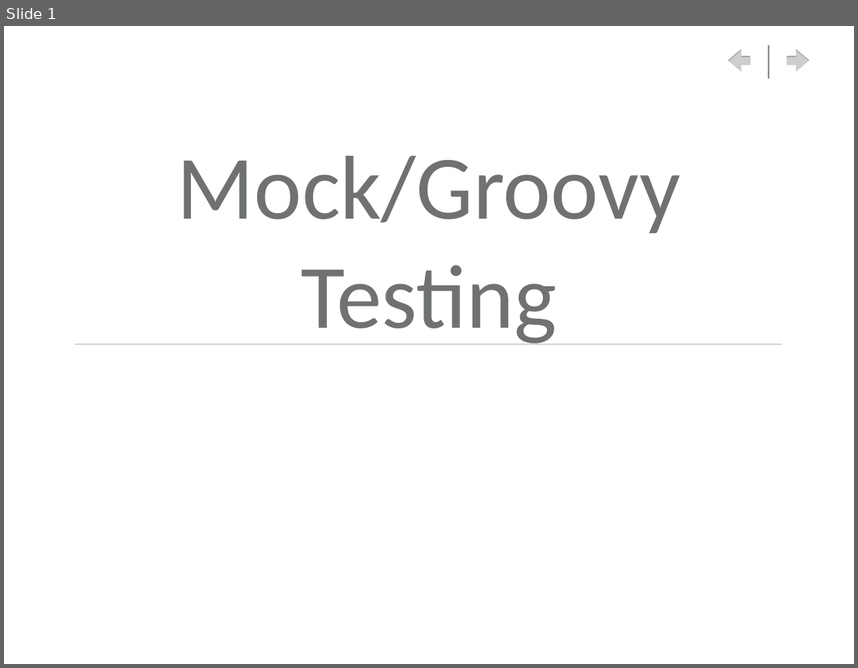
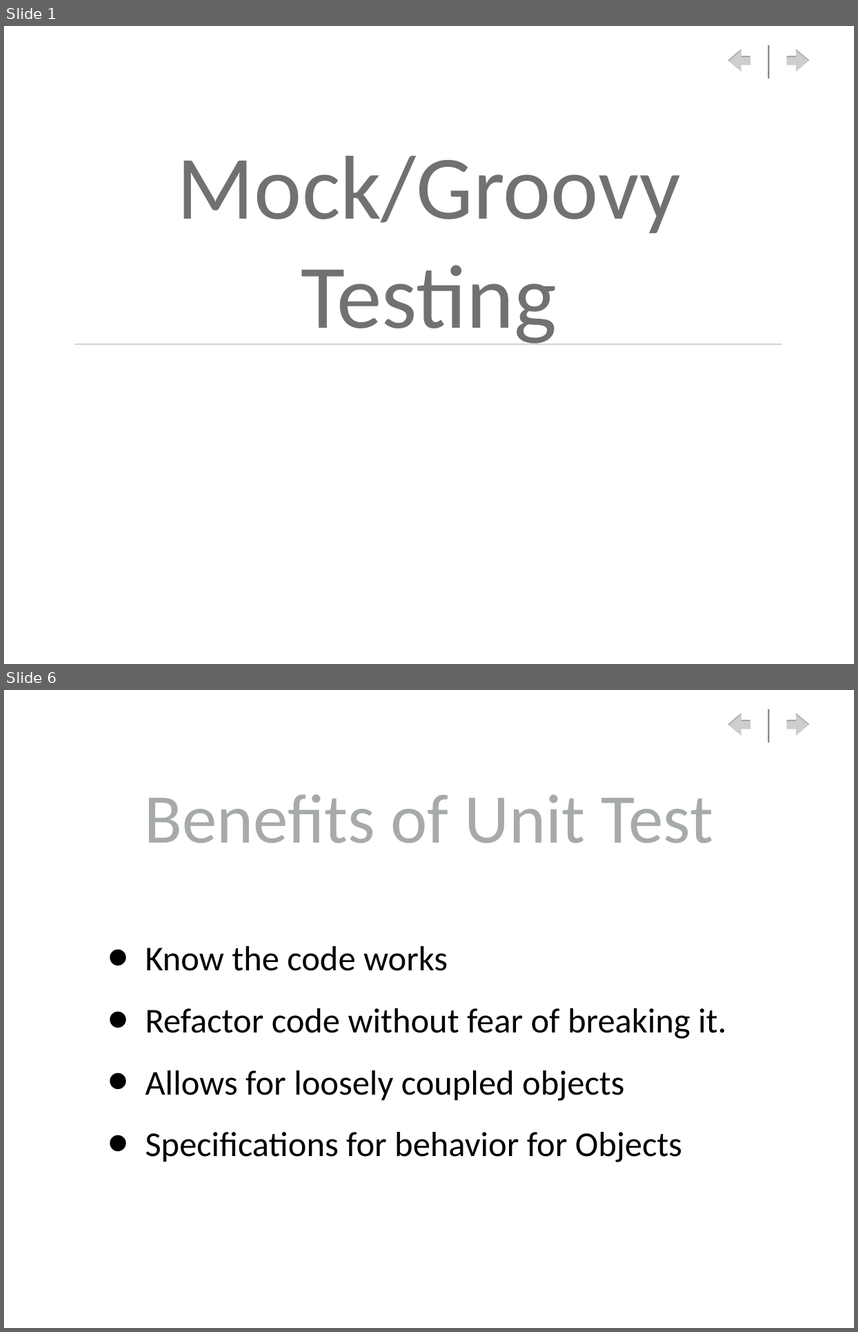
Before and after one commit to RaviVaranasi/mocktesting, a slide deck: docs/MockingGroovyTesting.ppt. Shown one above the other, each under a label of ours: slide 1 before the commit, slides 1 and 6 after it; the slides between them are not shown. The pictures are 858x668 and 858x1332 pixels, drawn with LibreOffice and Linux fonts; fonts in the diff are those of the drawing; background and template pictures are left out. Boxes give left, top, right and bottom in pixels: in the first picture for what was removed or moved away, otherwise in the second. Text is boxed around its words. In the diff, an @@ line names an element or a change of style, - is before the commit and + after.

```diff
--- a/docs/MockingGroovyTesting.ppt
+++ b/docs/MockingGroovyTesting.ppt
@@ slide 6 added at (x1=4, y1=690, x2=854, y2=1328), background picture (left out); not listed: 3 template elements that a slide beside it also shows @@
@@ title added at (x1=144, y1=794, x2=713, y2=843), 84 pt, text #A7AAAB @@
+Benefits of Unit Test
@@ text added at (x1=145, y1=946, x2=726, y2=1162), 42 pt, text #000000 @@
+• Know the code works
+• Refactor code without fear of breaking it.
+• Allows for loosely coupled objects
+• Specifications for behavior for Objects
```
Also in this commit, not shown: 2 slides changed, 4 other slides added.
